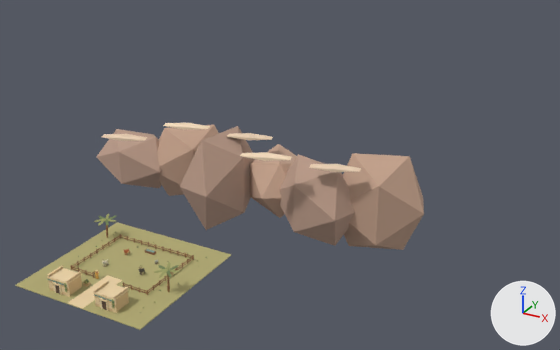
What one commit did to the glTF model client/public/assets/models/market/pasture.glb.
One viewpoint serves both versions: a camera (50 mm lens) standing at (97.3, -109.7, 84.4) and looking at (-5.1, 76.4, -8.6). The lights are fixed; the arrows at lower right show +X, +Y and +Z. The first picture is the older version. Where no turn or scale is listed for an object, it has been applied to the vertices. Vertices at exactly the same position are counted once.

Objects in the first picture: 'pasture-surface'.
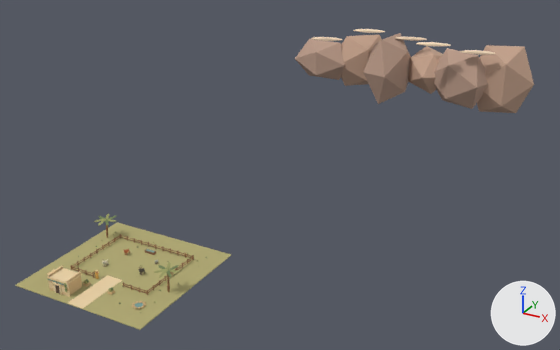
ob_wind_leaf_88 is not drawn itself; it is the parent of ob_wind_leaf_88_surface.
ob_wind_leaf_89 is not drawn itself; it is the parent of ob_wind_leaf_89_surface.
ob_wind_leaf_93 is not drawn itself; it is the parent of ob_wind_leaf_93_surface.
ob_wind_leaf_94 is not drawn itself; it is the parent of ob_wind_leaf_94_surface.

Scene script edits in JSON lines:
```json
{"block": "me_mesh_58", "where": "# used by ob_pasture_surface; location = (0.0, 0.0, 0.0)"}
{"op": "remove", "block": "me_mesh_58", "code": "me_mesh_58.from_pydata(...)  # 1690 vertices, 2902 faces; spans x -46.1..47.0, y -16.0..65.9, z -11.8..16.6"}
{"op": "add", "block": "me_mesh_58", "code": "me_mesh_58.from_pydata(...)  # 1947 vertices, 3425 faces; spans x -46.1..47.0, y -16.0..185.9, z -11.8..16.6"}
{"block": "me_mesh_58", "change": "me_mesh_58 part 1: the loose piece of 12 vertices spanning x -46.1..-23.9, y 40.3..55.7, z -6.7..8.7 is moved by (0.0, 120.0, 0.0)"}
{"block": "me_mesh_58", "change": "me_mesh_58 part 2: the loose piece of 12 vertices spanning x -32.5..-9.5, y 43.3..64.7, z -9.2..11.2 is moved by (0.0, 120.0, 0.0)"}
{"block": "me_mesh_58", "change": "me_mesh_58 part 3: the loose piece of 12 vertices spanning x -14.5..0.5, y 36.3..59.7, z -11.8..13.8 is moved by (0.0, 120.0, 0.0)"}
{"block": "me_mesh_58", "change": "me_mesh_58 part 4: the loose piece of 12 vertices spanning x -2.7..16.7, y 42.1..65.9, z -6.7..8.7 is moved by (0.0, 120.0, 0.0)"}
{"block": "me_mesh_58", "change": "me_mesh_58 part 5: the loose piece of 12 vertices spanning x 9.0..33.0, y 39.8..56.2, z -9.2..11.2 is moved by (0.0, 120.0, 0.0)"}
{"block": "me_mesh_58", "change": "me_mesh_58 part 6: the loose piece of 12 vertices spanning x 23.0..47.0, y 45.7..62.3, z -11.8..13.8 is moved by (0.0, 120.0, 0.0)"}
{"block": "me_mesh_58", "change": "me_mesh_58 part 7: the loose piece of 12 vertices spanning x -34.0..-22.0, y 32.2..37.8, z 12.4..13.6 is moved by (0.0, 120.0, 0.0)"}
{"block": "me_mesh_58", "change": "me_mesh_58 part 8: the loose piece of 12 vertices spanning x -20.0..-8.0, y 40.2..45.8, z 15.4..16.6 is moved by (0.0, 120.0, 0.0)"}
{"block": "me_mesh_58", "change": "me_mesh_58 part 9: the loose piece of 12 vertices spanning x -6.0..6.0, y 48.2..53.8, z 12.4..13.6 is moved by (0.0, 120.0, 0.0)"}
{"block": "me_mesh_58", "change": "me_mesh_58 part 10: the loose piece of 12 vertices spanning x 8.0..20.0, y 32.2..37.8, z 15.4..16.6 is moved by (0.0, 120.0, 0.0)"}
{"block": "me_mesh_58", "change": "me_mesh_58 part 11: the loose piece of 12 vertices spanning x 22.0..34.0, y 40.2..45.8, z 12.4..13.6 is moved by (0.0, 120.0, 0.0)"}
{"block": "me_mesh_58", "change": "me_mesh_58 part 12: 46 loose pieces with 333 vertices, spanning x 3.3..8.9, y -14.4..-9.9, z 0.0..3.6, are deleted"}
{"block": "me_mesh_58", "change": "me_mesh_58 part 13: 422 vertices added at x -10.6..12.4, y -11.4..8.1, z 0.0..0.9"}
{"block": "me_mesh_58", "change": "other edits to the shape of me_mesh_58 do not show in these pictures"}
{"op": "set", "path": "ob_wind_leaf_88.location", "old": "(-11.88, 9.256, 4.5)", "new": "(13.0, -4.15, 5.0)"}
{"op": "set", "path": "ob_wind_leaf_89.location", "old": "(-12.5, 10.04, 4.5)", "new": "(13.9, -3.717, 5.0)"}
{"op": "set", "path": "ob_wind_leaf_93.location", "old": "(13.0, -4.15, 5.0)", "new": "(11.88, -2.744, 5.0)"}
{"op": "set", "path": "ob_wind_leaf_94.location", "old": "(13.9, -3.717, 5.0)", "new": "(12.1, -3.717, 5.0)"}
```

Pixel boxes (x1, y1, x2, y2) of what changed, in the pictures (560 x 350 px; the box of a moved part takes in the faces that stretch with it):
```json
{"object": "pasture-surface", "change": "reshaped", "before": [16, 123, 424, 330], "after": [16, 29, 534, 330], "on screen": "27% wider, 45% taller"}
{"object": "wind-leaf-93-surface", "change": "moved", "before": [159, 268, 168, 278], "after": [158, 265, 166, 269]}
{"object": "wind-leaf-88-surface", "change": "moved", "before": [107, 219, 116, 222], "after": [159, 268, 168, 278]}
{"object": "wind-leaf-94-surface", "change": "moved", "before": [166, 268, 172, 278], "after": [154, 269, 165, 273]}
{"object": "wind-leaf-89-surface", "change": "moved", "before": [104, 216, 116, 222], "after": [166, 268, 172, 278]}
{"part": 1, "of": "me_mesh_58", "change": "moved or reshaped", "before": [97, 129, 162, 188], "after": [295, 39, 345, 80]}
{"part": 2, "of": "me_mesh_58", "change": "moved or reshaped", "before": [157, 125, 219, 196], "after": [341, 35, 382, 86]}
{"part": 3, "of": "me_mesh_58", "change": "moved or reshaped", "before": [180, 126, 256, 230], "after": [363, 33, 411, 104]}
{"part": 4, "of": "me_mesh_58", "change": "moved or reshaped", "before": [250, 144, 297, 218], "after": [408, 46, 443, 94]}
{"part": 5, "of": "me_mesh_58", "change": "moved or reshaped", "before": [279, 154, 355, 246], "after": [434, 48, 488, 109]}
{"part": 6, "of": "me_mesh_58", "change": "moved or reshaped", "before": [343, 153, 424, 250], "after": [477, 45, 534, 113]}
{"part": 7, "of": "me_mesh_58", "change": "moved or reshaped", "before": [102, 134, 147, 141], "after": [311, 37, 342, 41]}
{"part": 8, "of": "me_mesh_58", "change": "moved or reshaped", "before": [163, 123, 210, 130], "after": [353, 29, 385, 33]}
{"part": 9, "of": "me_mesh_58", "change": "moved or reshaped", "before": [227, 133, 273, 140], "after": [395, 37, 427, 41]}
{"part": 10, "of": "me_mesh_58", "change": "moved or reshaped", "before": [240, 152, 292, 161], "after": [417, 42, 451, 46]}
{"part": 11, "of": "me_mesh_58", "change": "moved or reshaped", "before": [309, 164, 361, 172], "after": [461, 50, 495, 55]}
{"part": 12, "of": "me_mesh_58", "change": "deleted", "before": [93, 280, 129, 313], "on screen": "beige"}
{"part": 13, "of": "me_mesh_58", "change": "added", "after": [132, 279, 166, 309]}
```
